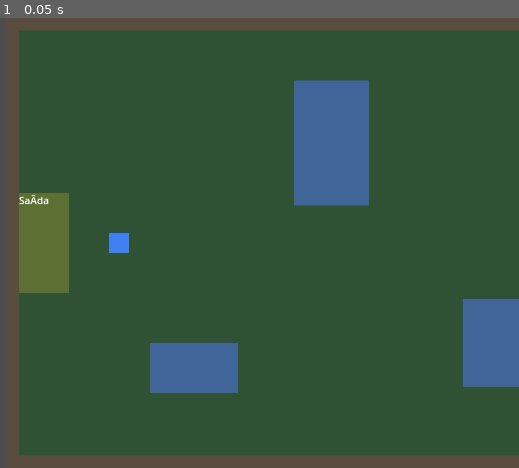
Above: before the commit, frame 1.
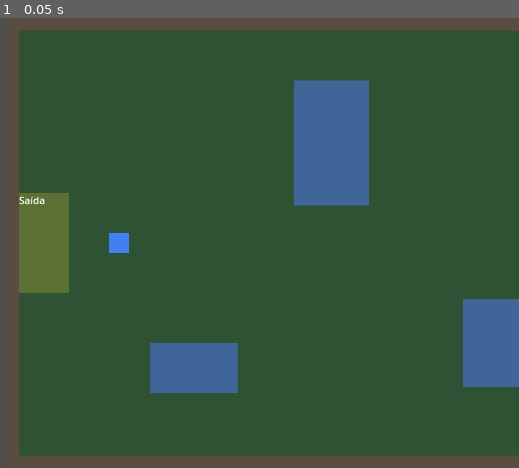
Above: after the commit, the same moment.

Repository: alexzjss/vat
Game: Godot game, scene res://world/local_map.tscn
Two runs of this game, one before a commit and one after it. Both use one fixed random seed, a clock stepped at 60 frames per second and the inputs below. This scene is started directly instead of the project's main scene.
Inputs:
- Up to frame 1 (0.05 s): no input

The runs differ from the first frame. In frame 1, less than 0.1% of the frame differs, in the area x 5-10%, y 39-42%.

Commit message:
fix(world): corrige codificacao do rotulo de saida
Co-Authored-By: Claude Sonnet 5.5 <noreply@anthropic.com>

Diff:
--- a/game/tests/test_local_map.gd
+++ b/game/tests/test_local_map.gd
@@ -118,6 +118,17 @@
 	var cam: MapCamera = map.get_node("MapCamera") as MapCamera
 	assert_almost_eq(cam.global_position, _arena().center(), Vector2(1, 1))
 
+func test_exit_label_is_utf8() -> void:
+	assert_eq(_exit().label_text, "Saída")
+	assert_eq(_exit().zone_id, &"exit")
+
+func test_touch_without_encounter_is_ignored() -> void:
+	_enemy().encounter = null
+	_enemy().touched.emit(_enemy())
+	assert_push_error("sem encontro")
+	assert_null(map.battle)
+	assert_true(_player().enabled)
+
 func test_touch_twice_starts_one_battle() -> void:
 	var s: BattleScene = _touch(_weak())
 	_enemy().touched.emit(_enemy())
--- a/game/world/local_map.gd
+++ b/game/world/local_map.gd
@@ -67,6 +67,9 @@
 func _on_enemy_touched(enemy: MapEnemy) -> void:
 	if battle != null or locked or state == null:
 		return
+	if enemy.encounter == null:
+		push_error("LocalMap: inimigo '%s' sem encontro" % enemy.name)
+		return
 	_battle_enemy = enemy
 	var arena: BattleArena = _arena_for(enemy)
 	player.enabled = false
--- a/game/world/local_map.tscn
+++ b/game/world/local_map.tscn
@@ -168,7 +168,7 @@
 position = Vector2(60, 360)
 script = ExtResource("5")
 zone_id = &"exit"
-label_text = "SaÃ­da"
+label_text = "Saída"
 
 [node name="CollisionShape2D" type="CollisionShape2D" parent="Exit"]
 shape = SubResource("shape_exit")
